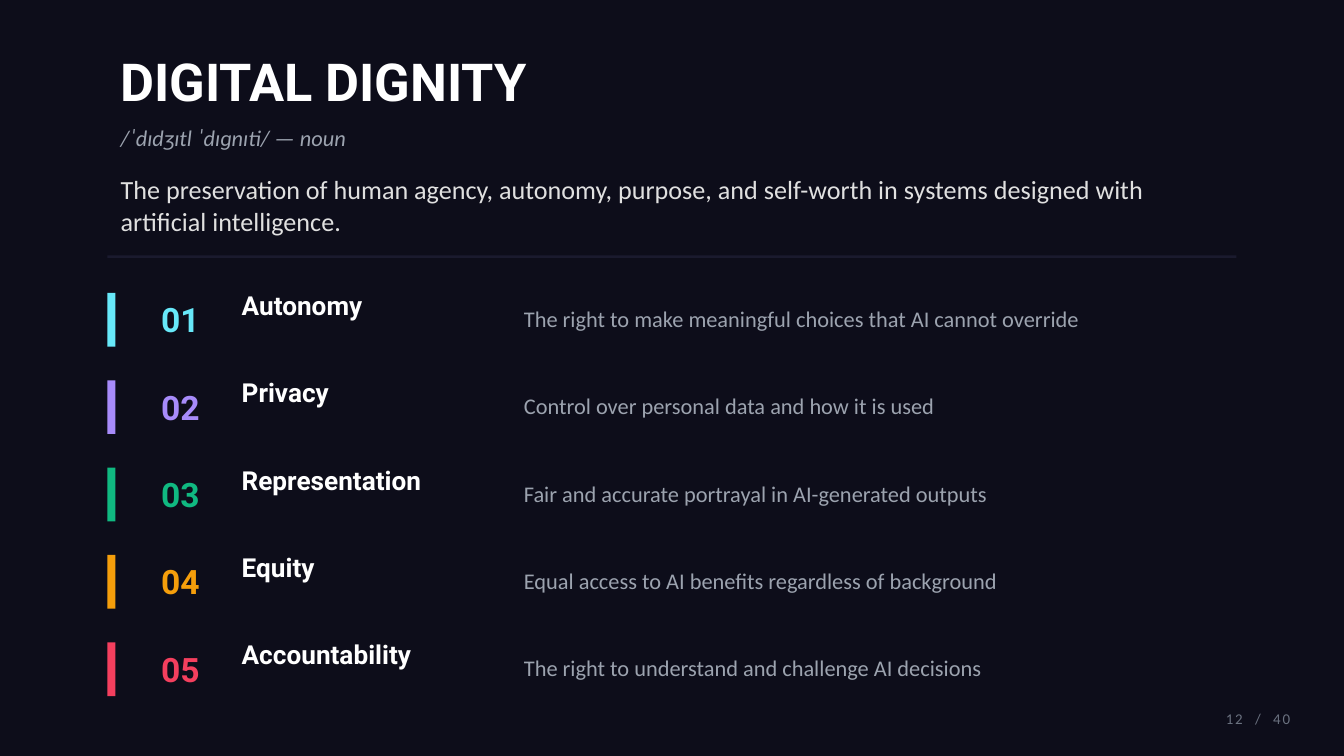
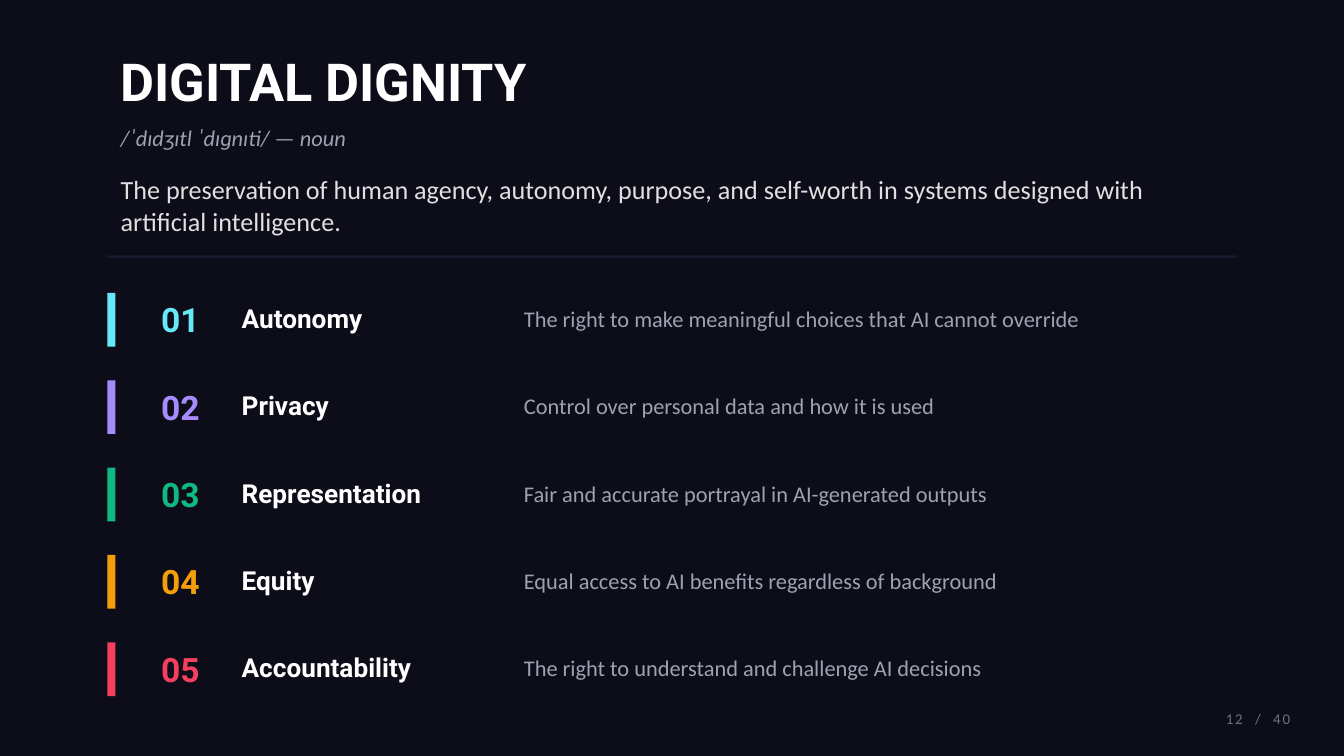
Before and after one commit to GiorgioNatili/human-blueprint, a slide deck: slide 12 of client/public/assets/The_Human_Blueprint.pptx. Drawn at 1344x756 pixels with LibreOffice and Linux fonts; fonts in the diff are those of the drawing. Boxes give left, top, right and bottom in pixels: in the first picture for what was removed or moved away, otherwise in the second. Text is boxed around its words. In the diff, an @@ line names an element or a change of style, - is before the commit and + after.

```diff
--- a/client/public/assets/The_Human_Blueprint.pptx
+++ b/client/public/assets/The_Human_Blueprint.pptx
@@ 3 texts: place and size @@
-3 texts at bbox=[242, 296, 421, 496]
+3 texts at bbox=[242, 309, 421, 509]
@@ text "Equity": place and size @@
-text "Equity" at bbox=[242, 557, 315, 583]
+text "Equity" at bbox=[242, 570, 315, 596]
@@ text "Accountability": place and size @@
-text "Accountability" at bbox=[242, 644, 411, 670]
+text "Accountability" at bbox=[242, 657, 411, 683]
```
Also in this commit, not shown: 3 other slides changed.
